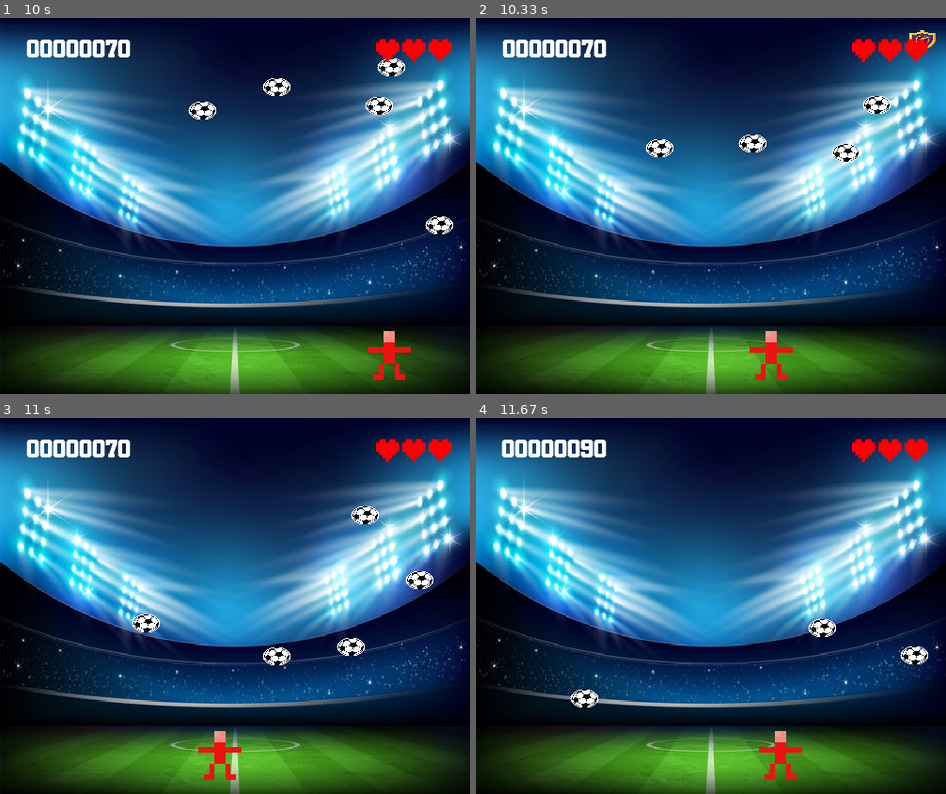
Above: before the commit, frames 1-4 (two rows, left to right).
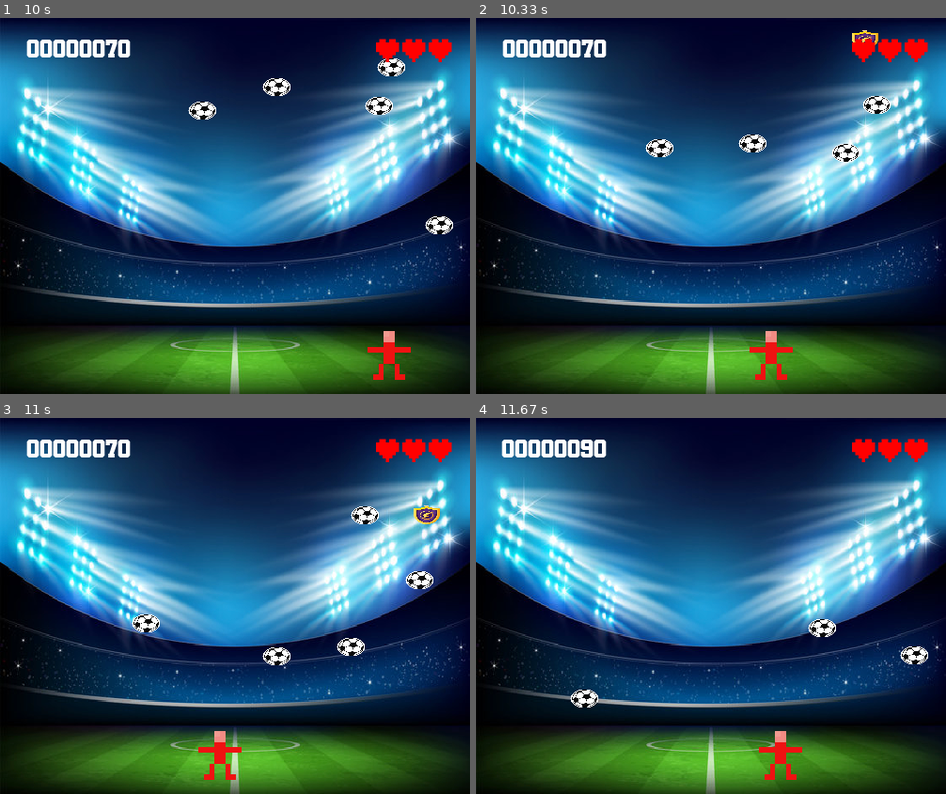
Above: after the commit, the same moments.

Repository: Pedroivo1600/PyGame
Game: pygame game, started from jogo_sprite.py
The game is run twice, just before and just after one commit, with the same random seed, the same clock (stepped at 60 frames per second) and the same inputs.
Inputs:
- Up to frame 1 (10 s): hold Left 0.33-0.87 s; hold Left 0.9-1.3 s; hold Right 1.33-1.97 s; hold Left 2-2.47 s; hold Right 2.5-2.97 s; hold Right 3-3.47 s; hold Left 3.5-4.03 s; hold Left 4.07-4.47 s; hold Right 4.5-5.13 s; hold Left 5.17-5.63 s; hold Right 5.67-6.13 s; hold Right 6.17-6.63 s; hold Left 6.67-7.2 s; hold Left 7.23-7.63 s; hold Right 7.67-8.3 s; hold Left 8.33-8.8 s; hold Right 8.83-9.3 s; hold Right 9.33-9.8 s; hold Left from 9.83 s (still down)
- Up to frame 2 (10.33 s): keep holding Left
- Up to frame 3 (11 s): release Left at 10.37 s; hold Left 10.4-10.8 s; hold Right from 10.83 s (still down)
- Up to frame 4 (11.67 s): release Right at 11.47 s; hold Left from 11.5 s (still down)

Frame 1 is identical in both runs. In frame 2, 0.3% of the frame differs, in the area x 80-98%, y 3-8%; in frame 3, 0.2%; in frame 4, nothing differs.

Commit message:
posicao pUp alterada

Diff:
--- a/jogo_sprite.py
+++ b/jogo_sprite.py
@@ -129,7 +129,7 @@
         self.image = img
         self.rect = self.image.get_rect()
         #Posição do Shield
-        self.rect.x = random.randint(250, WIDTH-ball_width)
+        self.rect.x = random.randint(250, WIDTH-100)
         self.rect.y = random.randint(-50, -ball_height)
         #Velocidade do shield
         self.speed_footbal_speedx = random.randint(-2, 2)
@@ -141,14 +141,14 @@
             self.rect.x += self.speed_footbal_speedx
             self.rect.y += self.speed_football_speedy
         if self.rect.right > WIDTH or self.rect.top > HEIGHT:
-            self.rect.x = random.randint(250, WIDTH-ball_width)
+            self.rect.x = random.randint(250, WIDTH-100)
             self.rect.y = random.randint(-50, -ball_height)
             self.speed_football_speedx = random.randint(-2, 2)
             self.speed_football_speedy = random.randint(4, 6)
             p_up = False
     def update_collide(self):
         if not p_up:
-            self.rect.x = random.randint(250, WIDTH-ball_width)
+            self.rect.x = random.randint(250, WIDTH-100)
             self.rect.y = random.randint(-50, -ball_height)
             self.speed_football_speedx = random.randint(-2, 2)
             self.speed_football_speedy = random.randint(4, 6)
